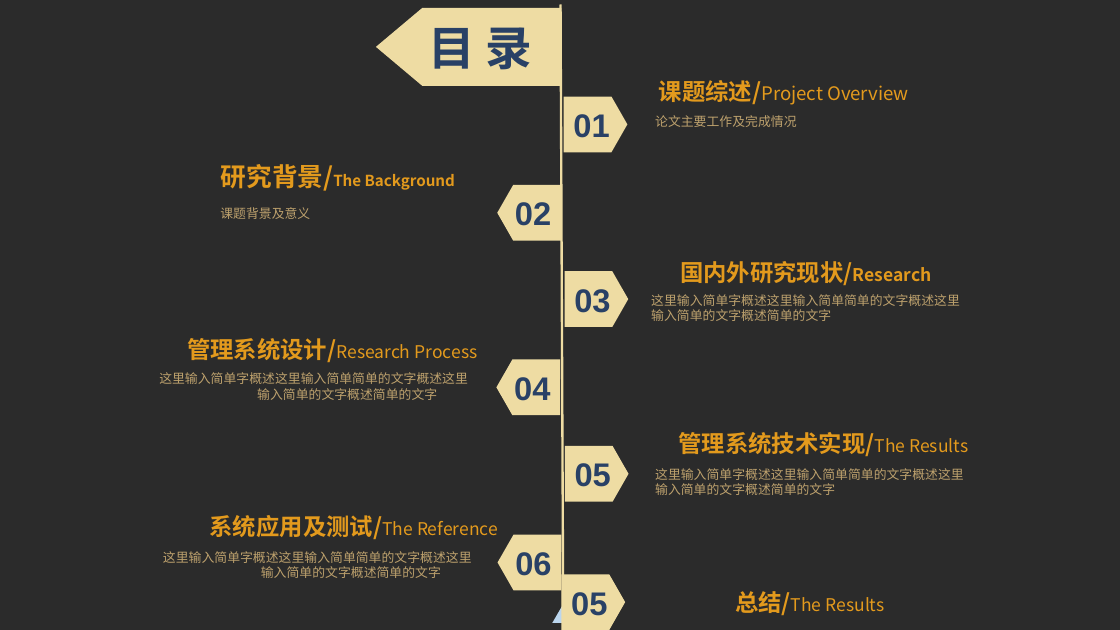
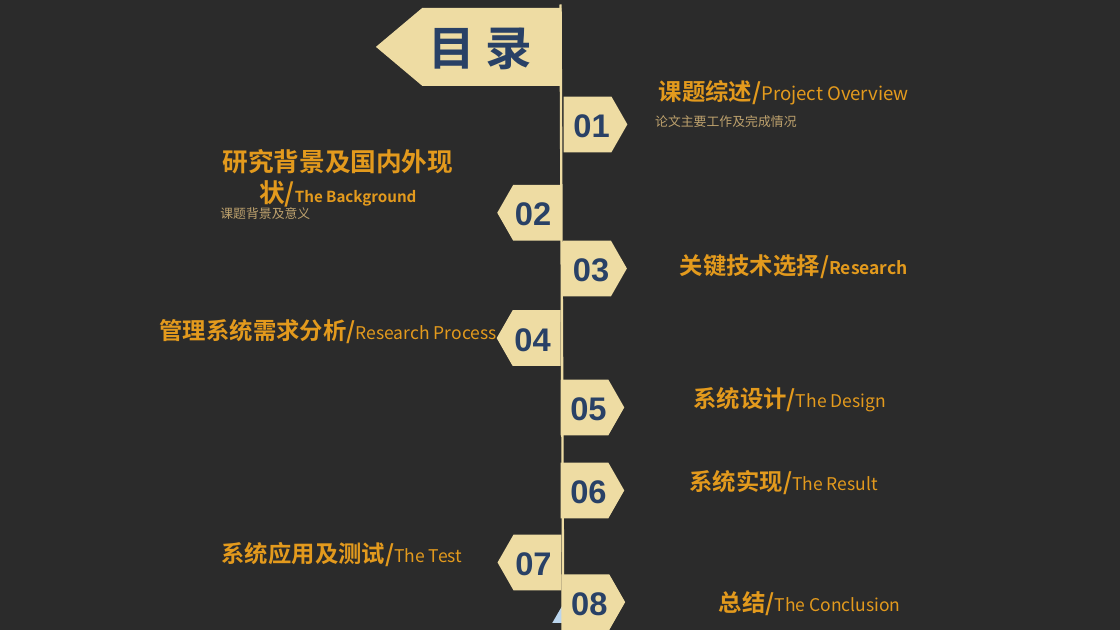
Before and after one commit to zhangly95/thesis-project, a slide deck: slide 2 of 预答辩.pptx. Drawn at 1120x630 pixels with LibreOffice and Linux fonts; fonts in the diff are those of the drawing; background and template pictures are left out; a plain dark background stands for a picture behind light text. Boxes give left, top, right and bottom in pixels: in the first picture for what was removed or moved away, otherwise in the second. Text is boxed around its words. In the diff, an @@ line names an element or a change of style, - is before the commit and + after.

```diff
--- a/预答辩.pptx
+++ b/预答辩.pptx
@@ text at (223, 149, 454, 208): text changed @@
-研究背景/The Background
+研究背景及国内外现状/The Background
@@ pentagon arrow "03": place and size @@
-pentagon arrow "03" at (565, 271, 628, 327)
+pentagon arrow "03" at (563, 240, 627, 296)
@@ text at (680, 254, 908, 278): text changed; size 20 to 15 pt @@
-国内外研究现状/Research
+关键技术选择/Research
@@ text removed at (651, 294, 960, 321) @@
-这里输入简单字概述这里输入简单简单的文字概述这里
-输入简单的文字概述简单的文字
@@ text at (160, 319, 497, 343): text changed @@
-管理系统设计/Research Process
+管理系统需求分析/Research Process
@@ pentagon arrow "04": place and size @@
-pentagon arrow "04" at (497, 360, 560, 415)
+pentagon arrow "04" at (497, 310, 560, 365)
@@ text removed at (159, 372, 468, 400) @@
-这里输入简单字概述这里输入简单简单的文字概述这里
-输入简单的文字概述简单的文字
@@ pentagon arrow "05": place and size @@
-pentagon arrow "05" at (565, 446, 628, 502)
+pentagon arrow "05" at (560, 380, 624, 435)
@@ text at (693, 387, 886, 412): text changed @@
-管理系统技术实现/The Results
+系统设计/The Design
@@ pentagon arrow added at (560, 463, 624, 518), fill #EEDCA3, 28 pt, text #294166, bold @@
+06
@@ text removed at (655, 468, 964, 495) @@
-这里输入简单字概述这里输入简单简单的文字概述这里
-输入简单的文字概述简单的文字
@@ text added at (690, 470, 878, 494), 15 pt, text #E39A1D @@
+系统实现/The Result
@@ text removed at (163, 551, 472, 578) @@
-这里输入简单字概述这里输入简单简单的文字概述这里
-输入简单的文字概述简单的文字
@@ text at (222, 542, 462, 566): text changed; size 15 to 20 pt; bold on @@
-系统应用及测试/The Reference
+系统应用及测试/The Test
@@ text in pentagon arrow at (515, 552, 551, 576): text changed @@
-06
+07
@@ text in pentagon arrow at (571, 592, 607, 616): text changed @@
-05
+08
@@ text at (719, 591, 900, 615): text changed @@
-总结/The Results
+总结/The Conclusion
```
Also in this commit, not shown: 2 other slides changed, 8 slides added.
